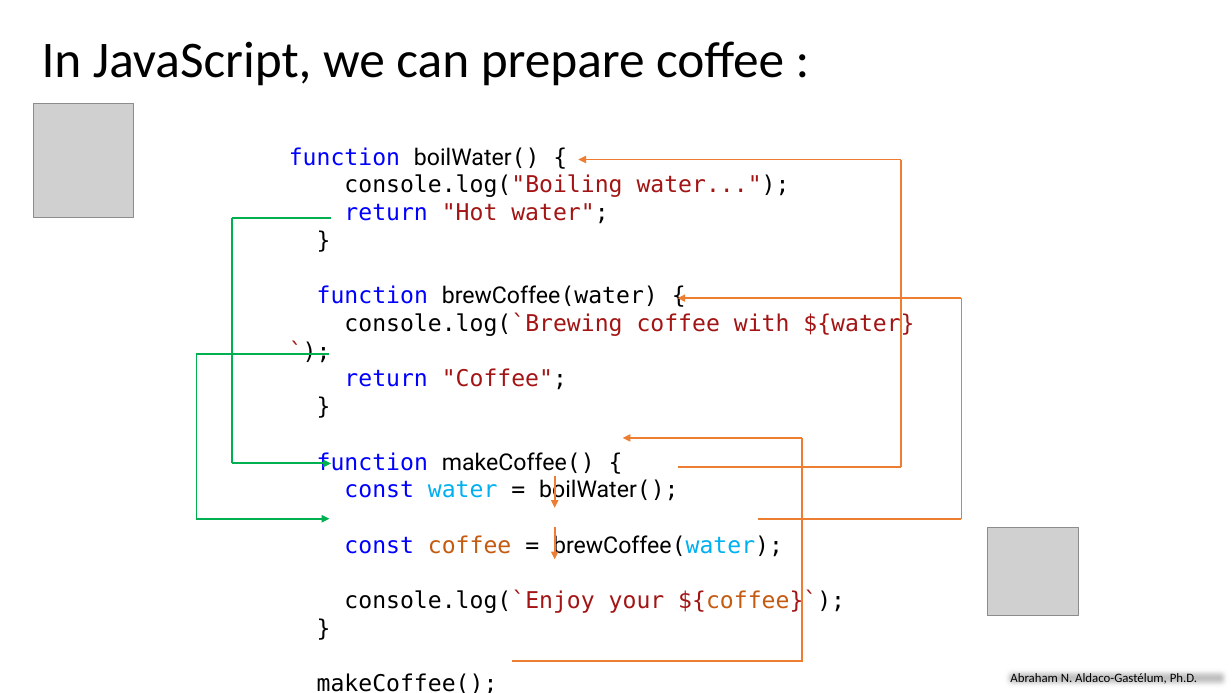
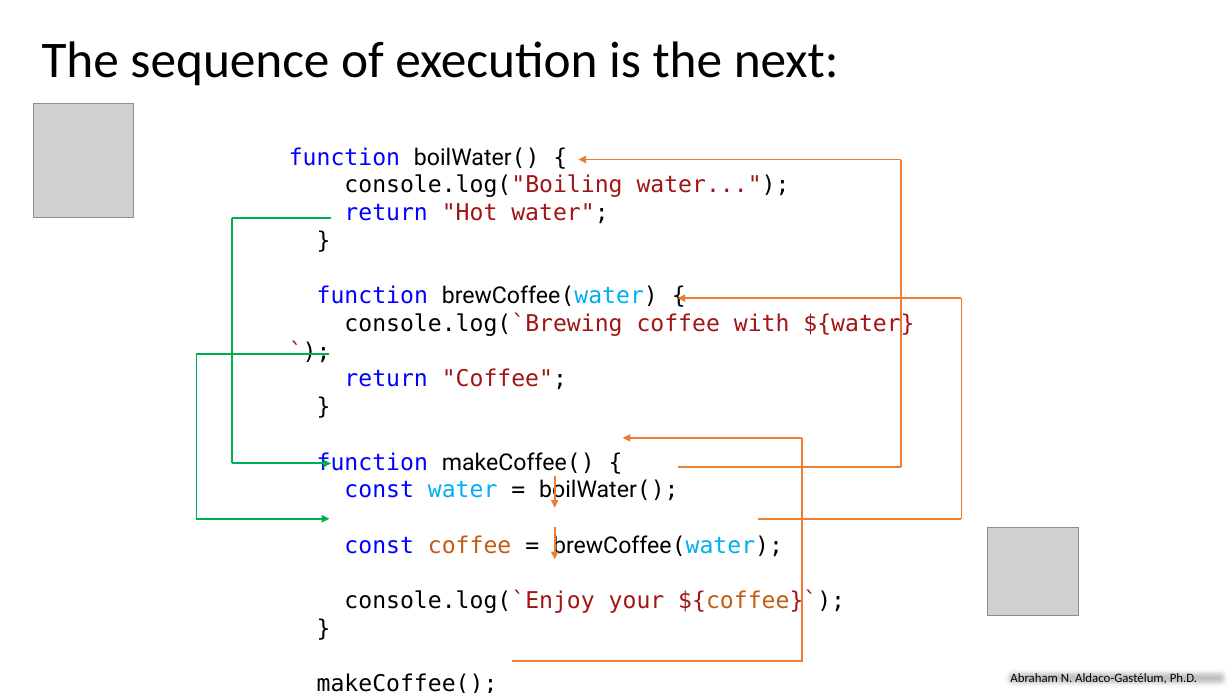
Before and after one commit to aaldacog/uwp, a slide deck: slide 6 of AsynchronousProcessing_AbrahamAldaco.pptx. Drawn at 1232x693 pixels with LibreOffice and Linux fonts; fonts in the diff are those of the drawing; grey boxes stand for pictures. Boxes give left, top, right and bottom in pixels: in the first picture for what was removed or moved away, otherwise in the second. Text is boxed around its words. In the diff, an @@ line names an element or a change of style, - is before the commit and + after.

```diff
--- a/AsynchronousProcessing_AbrahamAldaco.pptx
+++ b/AsynchronousProcessing_AbrahamAldaco.pptx
@@ text at (42, 41, 839, 86): text changed @@
-In JavaScript, we can prepare coffee :
+The sequence of execution is the next:
@@ text at (317, 285, 658, 306): text colour #000000 to #00B0F0 in "brewCoffee(water)" @@
```
Also in this commit, not shown: 24 other slides changed, 3 slides added, 1 slide removed, 1 other file.
